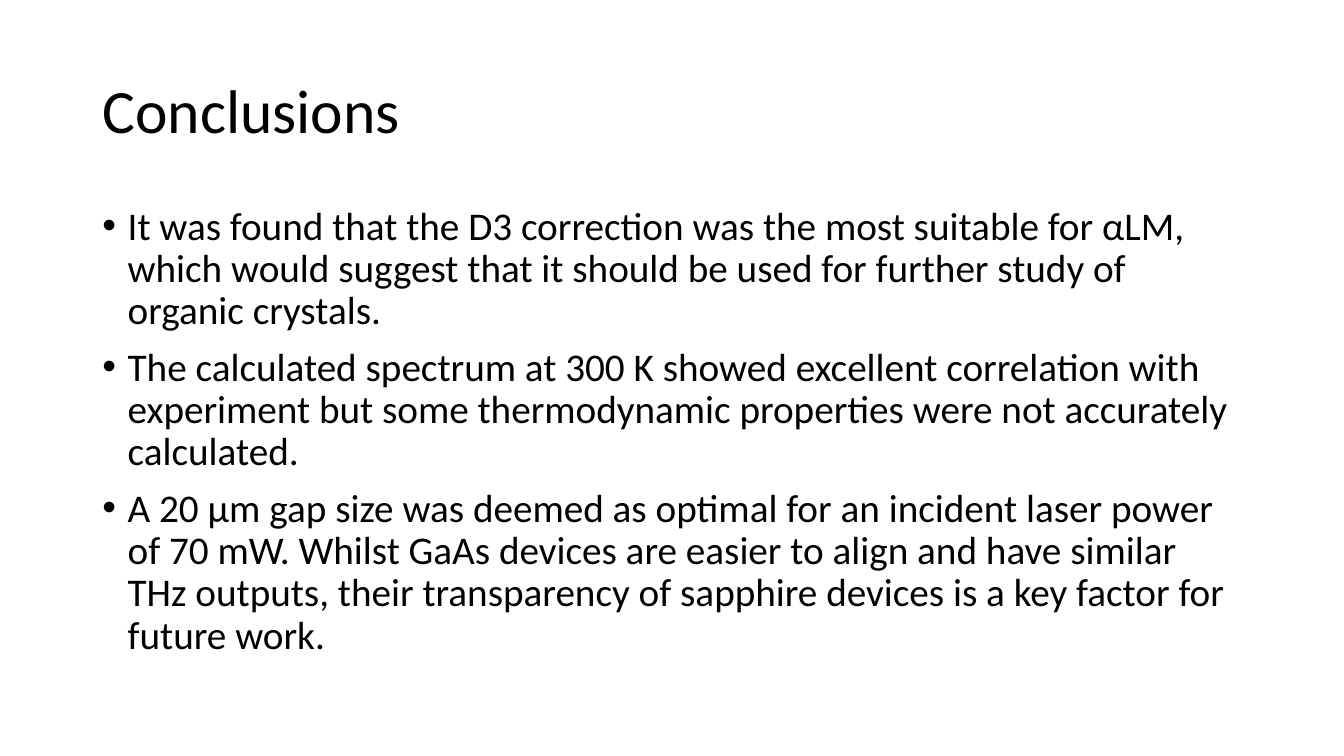
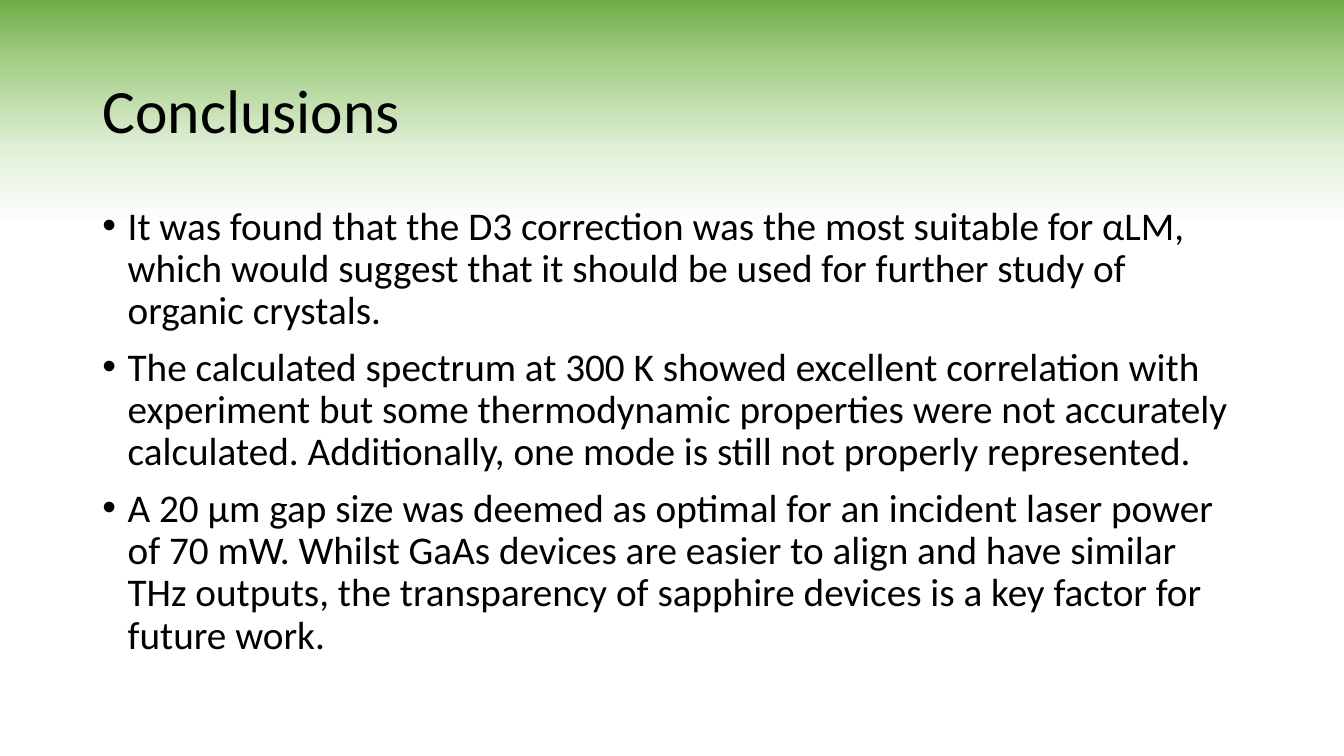
Before and after one commit to CalumTowler/Final-PhD-Files, a slide deck: slide 15 of VIVA_Presentation.pptx (slide 16 before the commit). Drawn at 1344x756 pixels with LibreOffice and Linux fonts; fonts in the diff are those of the drawing. Boxes give left, top, right and bottom in pixels: in the first picture for what was removed or moved away, otherwise in the second. Text is boxed around its words. In the diff, an @@ line names an element or a change of style, - is before the commit and + after.

Commit message:
final presentation

```diff
--- a/VIVA_Presentation.pptx
+++ b/VIVA_Presentation.pptx
@@ background #FFFFFF to gradient #70AD47 to #A9D18E to #E2F0D9 to #FFFFFF @@
@@ text at (128, 353, 1228, 650): text changed @@
-• The calculated spectrum at 300 K showed excellent correlation with experiment but some thermodynamic properties were not accurately calculated.
-• A 20 µm gap size was deemed as optimal for an incident laser power of 70 mW. Whilst GaAs devices are easier to align and have similar THz outputs, their transparency of sapphire devices is a key factor for future work.
+• The calculated spectrum at 300 K showed excellent correlation with experiment but some thermodynamic properties were not accurately calculated. Additionally, one mode is still not properly represented.
+• A 20 µm gap size was deemed as optimal for an incident laser power of 70 mW. Whilst GaAs devices are easier to align and have similar THz outputs, the transparency of sapphire devices is a key factor for future work.
```
Also in this commit, not shown: 12 other slides changed, 2 slides added, 3 slides removed.
